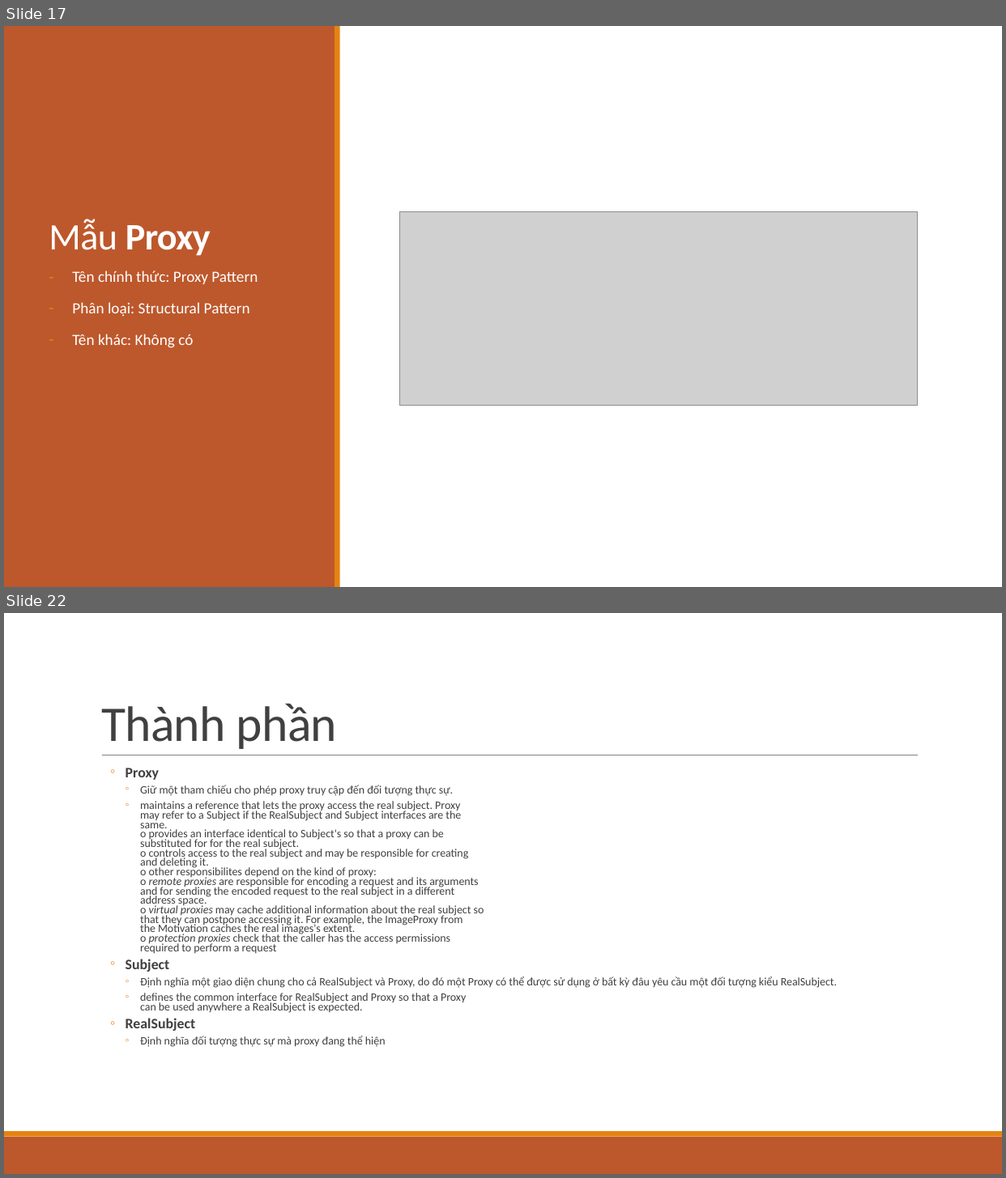
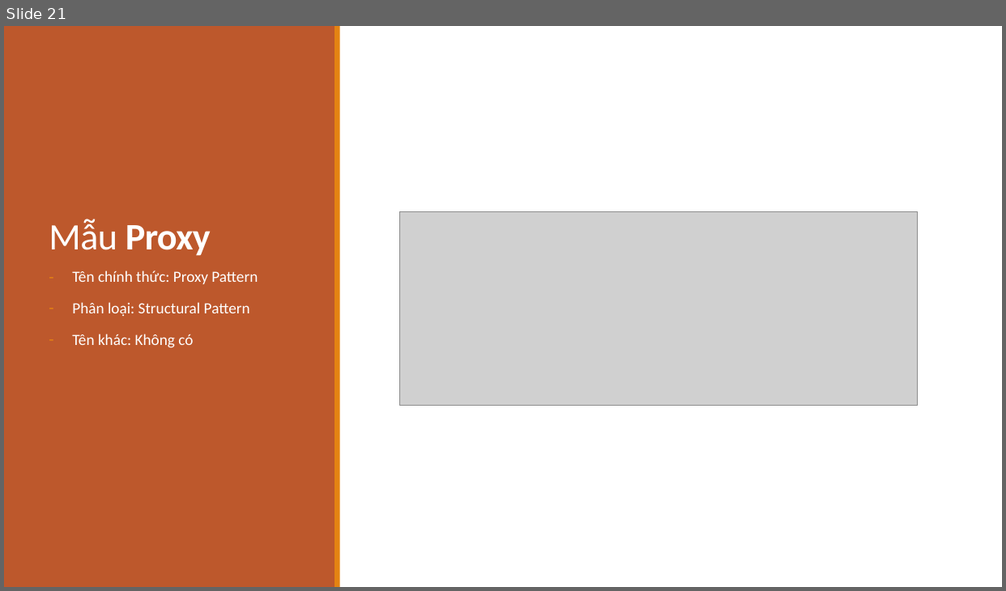
Before and after one commit to ChrisJamison/design_pattern, a slide deck: DP version 1.1.pptx. Shown one above the other, each under a label of ours: slides 17 and 22 before the commit, slide 21 after it; the slides between them are not shown. The pictures are 1006x1178 and 1006x591 pixels, drawn with LibreOffice and Linux fonts; fonts in the diff are those of the drawing; grey boxes stand for pictures. Boxes give left, top, right and bottom in pixels: in the first picture for what was removed or moved away, otherwise in the second. Text is boxed around its words. In the diff, an @@ line names an element or a change of style, - is before the commit and + after.

```diff
--- a/DP version 1.1.pptx
+++ b/DP version 1.1.pptx
@@ slide 22 removed at <box>4,613,1002,1174</box>, background #FFFFFF @@
@@ title removed at <box>101,704,338,749</box> @@
-Thành phần
@@ line removed from (101, 756) to (918, 756) @@
@@ text removed at <box>126,768,837,1047</box> @@
-  ◦ Proxy
-    ◦ Giữ một tham chiếu cho phép proxy truy cập đến đối tượng thực sự.
-    ◦ maintains a reference that lets the proxy access the real subject. Proxy
-      may refer to a Subject if the RealSubject and Subject interfaces are the
-      same.
-      o provides an interface identical to Subject's so that a proxy can be
-      substituted for for the real subject.
-      o controls access to the real subject and may be responsible for creating
-      and deleting it.
-      o other responsibilites depend on the kind of proxy:
-      o remote proxies are responsible for encoding a request and its arguments
-      and for sending the encoded request to the real subject in a different
-      address space.
-      o virtual proxies may cache additional information about the real subject so
-      that they can postpone accessing it. For example, the ImageProxy from
-      the Motivation caches the real images's extent.
-      o protection proxies check that the caller has the access permissions
-      required to perform a request
-  ◦ Subject
-    ◦ Định nghĩa một giao diện chung cho cả RealSubject và Proxy, do đó một Proxy có thể được sử dụng ở bất kỳ đâu yêu cầu một đối tượng kiểu RealSubject.
-    ◦ defines the common interface for RealSubject and Proxy so that a Proxy
-      can be used anywhere a RealSubject is expected.
-  ◦ RealSubject
-    ◦ Định nghĩa đối tượng thực sự mà proxy đang thể hiện
@@ rectangle removed at <box>4,1137,1002,1174</box> @@
@@ rectangle removed at <box>4,1131,1002,1137</box> @@
@@ what was slide 17 is now slide 21 @@
```
Also in this commit, not shown: 25 slides changed, 5 slides added.
